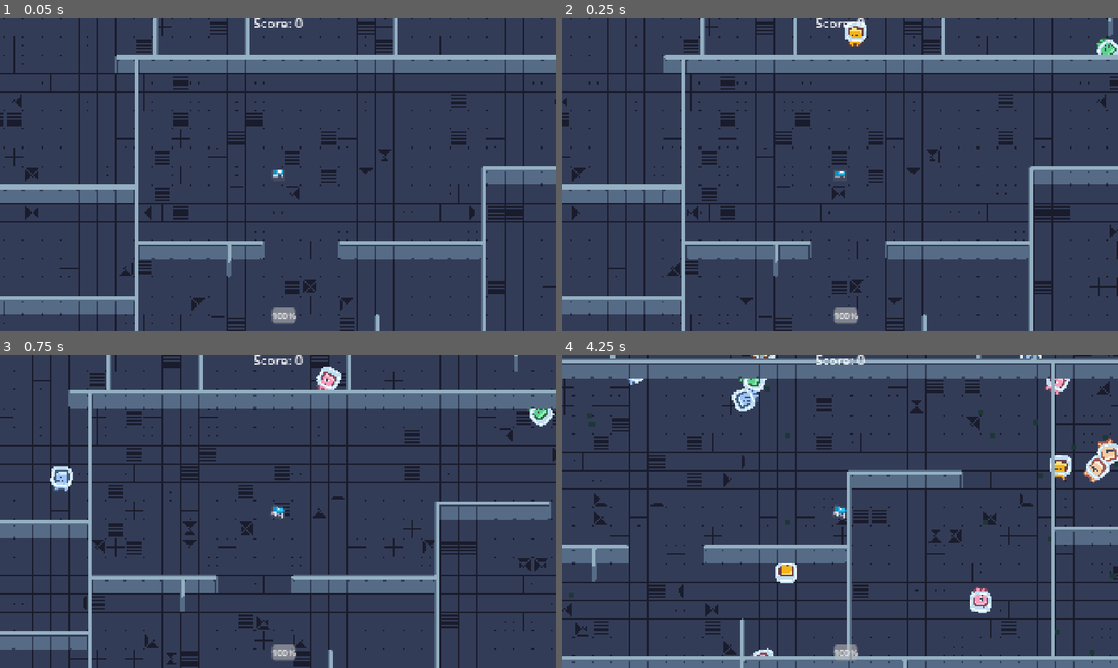
Above: before the commit, frames 1-4 (two rows, left to right).
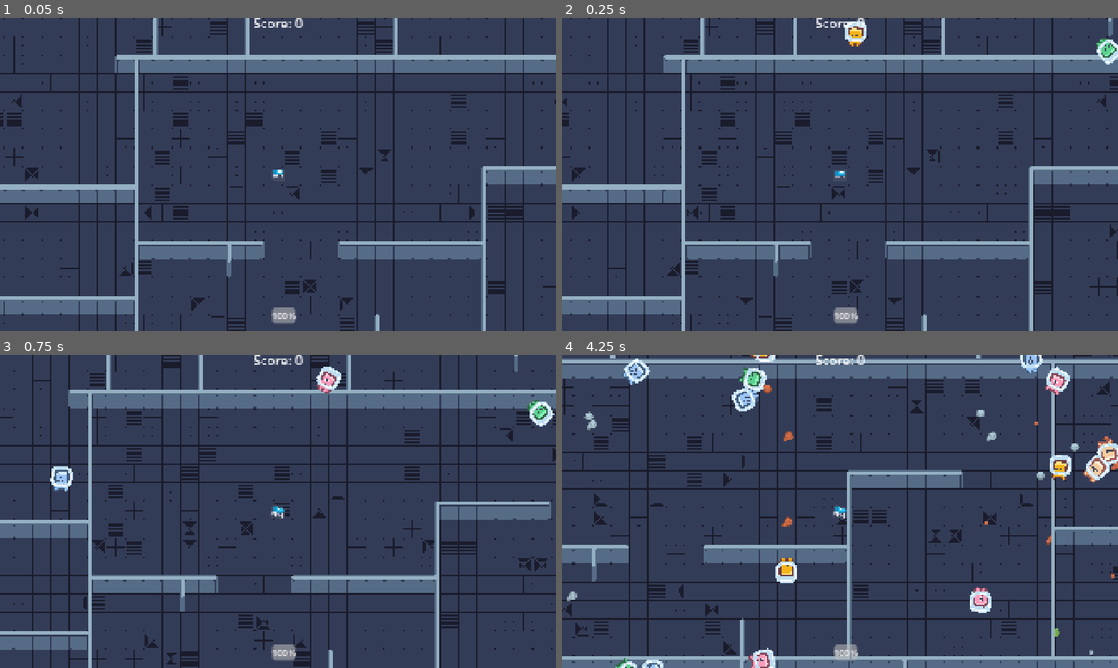
Above: after the commit, the same moments.

Repository: not-fritos/curric432-one-button-game
Game: Godot game, scene res://world.tscn
Two runs of this game, one before a commit and one after it. Both use one fixed random seed, a clock stepped at 60 frames per second and the inputs below.
Inputs:
- Up to frame 1 (0.05 s): no input
- Up to frame 2 (0.25 s): no input
- Up to frame 3 (0.75 s): tap Enter at 0.5 s
- Up to frame 4 (4.25 s): no input

Frame 1 is identical in both runs. In frame 2, less than 0.1% of the frame differs, in the area x 96-100%, y 11-15%; in frame 3, 0.1%; in frame 4, 1.6%, in the area x 0-100%, y 0-100%.

Commit message:
added texture for trash

Diff:
--- a/npc.tscn
+++ b/npc.tscn
@@ -120,6 +120,7 @@
 shape = SubResource("CircleShape2D_ul7y6")
 
 [node name="Sprite2D" type="AnimatedSprite2D" parent="."]
+z_index = 1
 scale = Vector2(1.25, 1.25)
 sprite_frames = SubResource("SpriteFrames_ideak")
 animation = &"05_apricot"
--- a/trail.gd
+++ b/trail.gd
@@ -1,5 +1,16 @@
 extends Node2D
 
+@onready var sprite_2d: AnimatedSprite2D = $Sprite2D
+
+func _draw() -> void:
+	play_random_animation()
 
 func _on_life_timer_timeout() -> void:
 	queue_free()
+
+func play_random_animation():
+	var animation_names := sprite_2d.sprite_frames.get_animation_names()
+	if(!len(animation_names)):
+		return
+	var random_ani_name = animation_names[randi() % animation_names.size()]
+	sprite_2d.play(random_ani_name)
--- a/trail.tscn
+++ b/trail.tscn
@@ -1,9 +1,182 @@
-[gd_scene load_steps=4 format=3 uid="uid://dv6aty6dkw3mc"]
+[gd_scene load_steps=18 format=3 uid="uid://dv6aty6dkw3mc"]
 
 [ext_resource type="Script" uid="uid://7c6do8t6j4ua" path="res://trail.gd" id="1_abn3g"]
-[ext_resource type="Texture2D" uid="uid://ctcktikhowu1g" path="res://trail_texture.png" id="1_xjhlx"]
+[ext_resource type="Texture2D" uid="uid://mk7sqllkwgv7" path="res://assets/kenney_sci-fi-rts/Tilesheet/scifi_tilesheet@2.png" id="2_abn3g"]
 
-[sub_resource type="CircleShape2D" id="CircleShape2D_abn3g"]
+[sub_resource type="CapsuleShape2D" id="CapsuleShape2D_abn3g"]
+radius = 16.0
+height = 32.0
+
+[sub_resource type="AtlasTexture" id="AtlasTexture_saw2u"]
+atlas = ExtResource("2_abn3g")
+region = Rect2(0, 640, 128, 128)
+
+[sub_resource type="AtlasTexture" id="AtlasTexture_qiah0"]
+atlas = ExtResource("2_abn3g")
+region = Rect2(0, 512, 128, 128)
+
+[sub_resource type="AtlasTexture" id="AtlasTexture_oj2j6"]
+atlas = ExtResource("2_abn3g")
+region = Rect2(128, 640, 128, 128)
+
+[sub_resource type="AtlasTexture" id="AtlasTexture_pm6l8"]
+atlas = ExtResource("2_abn3g")
+region = Rect2(256, 640, 128, 128)
+
+[sub_resource type="AtlasTexture" id="AtlasTexture_4iqpo"]
+atlas = ExtResource("2_abn3g")
+region = Rect2(384, 640, 128, 128)
+
+[sub_resource type="AtlasTexture" id="AtlasTexture_cfp7d"]
+atlas = ExtResource("2_abn3g")
+region = Rect2(512, 640, 128, 128)
+
+[sub_resource type="AtlasTexture" id="AtlasTexture_ymkae"]
+atlas = ExtResource("2_abn3g")
+region = Rect2(640, 640, 128, 128)
+
+[sub_resource type="AtlasTexture" id="AtlasTexture_33roa"]
+atlas = ExtResource("2_abn3g")
+region = Rect2(128, 512, 128, 128)
+
+[sub_resource type="AtlasTexture" id="AtlasTexture_e2fil"]
+atlas = ExtResource("2_abn3g")
+region = Rect2(256, 512, 128, 128)
+
+[sub_resource type="AtlasTexture" id="AtlasTexture_m2ecm"]
+atlas = ExtResource("2_abn3g")
+region = Rect2(384, 512, 128, 128)
+
+[sub_resource type="AtlasTexture" id="AtlasTexture_vc2vd"]
+atlas = ExtResource("2_abn3g")
+region = Rect2(512, 512, 128, 128)
+
+[sub_resource type="AtlasTexture" id="AtlasTexture_6ydd4"]
+atlas = ExtResource("2_abn3g")
+region = Rect2(640, 512, 128, 128)
+
+[sub_resource type="AtlasTexture" id="AtlasTexture_mc8ct"]
+atlas = ExtResource("2_abn3g")
+region = Rect2(512, 768, 128, 128)
+
+[sub_resource type="SpriteFrames" id="SpriteFrames_1nd3w"]
+animations = [{
+"frames": [{
+"duration": 1.0,
+"texture": SubResource("AtlasTexture_saw2u")
+}],
+"loop": true,
+"name": &"default",
+"speed": 5.0
+}, {
+"frames": [{
+"duration": 1.0,
+"texture": SubResource("AtlasTexture_qiah0")
+}],
+"loop": true,
+"name": &"default_1",
+"speed": 5.0
+}, {
+"frames": [{
+"duration": 1.0,
+"texture": SubResource("AtlasTexture_saw2u")
+}, {
+"duration": 1.0,
+"texture": SubResource("AtlasTexture_oj2j6")
+}, {
+"duration": 1.0,
+"texture": SubResource("AtlasTexture_pm6l8")
+}, {
+"duration": 1.0,
+"texture": SubResource("AtlasTexture_4iqpo")
+}, {
+"duration": 1.0,
+"texture": SubResource("AtlasTexture_cfp7d")
+}, {
+"duration": 1.0,
+"texture": SubResource("AtlasTexture_ymkae")
+}, {
+"duration": 1.0,
+"texture": SubResource("AtlasTexture_qiah0")
+}, {
+"duration": 1.0,
+"texture": SubResource("AtlasTexture_33roa")
+}, {
+"duration": 1.0,
+"texture": SubResource("AtlasTexture_e2fil")
+}, {
+"duration": 1.0,
+"texture": SubResource("AtlasTexture_m2ecm")
+}, {
+"duration": 1.0,
+"texture": SubResource("AtlasTexture_vc2vd")
+}, {
+"duration": 1.0,
+"texture": SubResource("AtlasTexture_6ydd4")
+}, {
+"duration": 1.0,
+"texture": SubResource("AtlasTexture_mc8ct")
+}],
+"loop": true,
+"name": &"default_2",
+"speed": 5.0
+}, {
+"frames": [{
+"duration": 1.0,
+"texture": SubResource("AtlasTexture_mc8ct")
+}],
+"loop": true,
+"name": &"default_3",
+"speed": 5.0
+}, {
+"frames": [{
+"duration": 1.0,
+"texture": SubResource("AtlasTexture_oj2j6")
+}],
+"loop": true,
+"name": &"default_4",
+"speed": 5.0
+}, {
+"frames": [{
+"duration": 1.0,
+"texture": SubResource("AtlasTexture_pm6l8")
+}],
+"loop": true,
+"name": &"default_5",
+"speed": 5.0
+}, {
+"frames": [{
+"duration": 1.0,
+"texture": SubResource("AtlasTexture_4iqpo")
+}],
+"loop": true,
+"name": &"default_6",
+"speed": 5.0
+}, {
+"frames": [{
+"duration": 1.0,
+"texture": SubResource("AtlasTexture_33roa")
+}],
+"loop": true,
+"name": &"default_7",
+"speed": 5.0
+}, {
+"frames": [{
+"duration": 1.0,
+"texture": SubResource("AtlasTexture_e2fil")
+}],
+"loop": true,
+"name": &"default_8",
+"speed": 5.0
+}, {
+"frames": [{
+"duration": 1.0,
+"texture": SubResource("AtlasTexture_m2ecm")
+}],
+"loop": true,
+"name": &"default_9",
+"speed": 5.0
+}]
 
 [node name="Trail" type="Node2D" groups=["trails"]]
 script = ExtResource("1_abn3g")
@@ -13,11 +186,11 @@
 collision_mask = 8
 
 [node name="CollisionShape2D" type="CollisionShape2D" parent="Area2D"]
-shape = SubResource("CircleShape2D_abn3g")
+shape = SubResource("CapsuleShape2D_abn3g")
 
-[node name="Sprite2D" type="Sprite2D" parent="."]
-scale = Vector2(4.4677434, 4.3204694)
-texture = ExtResource("1_xjhlx")
+[node name="Sprite2D" type="AnimatedSprite2D" parent="."]
+scale = Vector2(0.5, 0.5)
+sprite_frames = SubResource("SpriteFrames_1nd3w")
 
 [node name="LifeTimer" type="Timer" parent="."]
 wait_time = 30.0
Not shown: 1 places in main.tscn that only renumber resources
